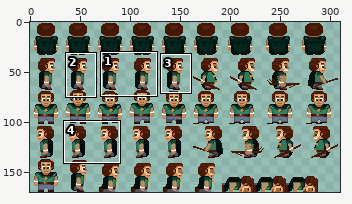
One commit to this sprite sheet: images/warrior.png. The first picture is a wide view before the edit; the outline marks the close-up.
Close-up. Before the edit:
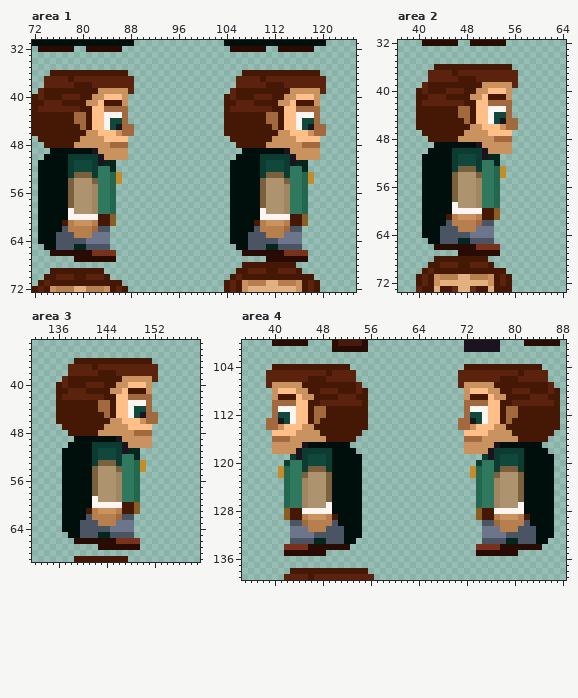
The file is 310x170 pixels. Shown: area 1: x 72..125, y 31..72; area 2: x 37..64, y 32..73; area 3: x 132..159, y 33..69; area 4: x 35..88, y 100..139. The commit also changed other parts of the picture, which this record leaves out.
After the commit:
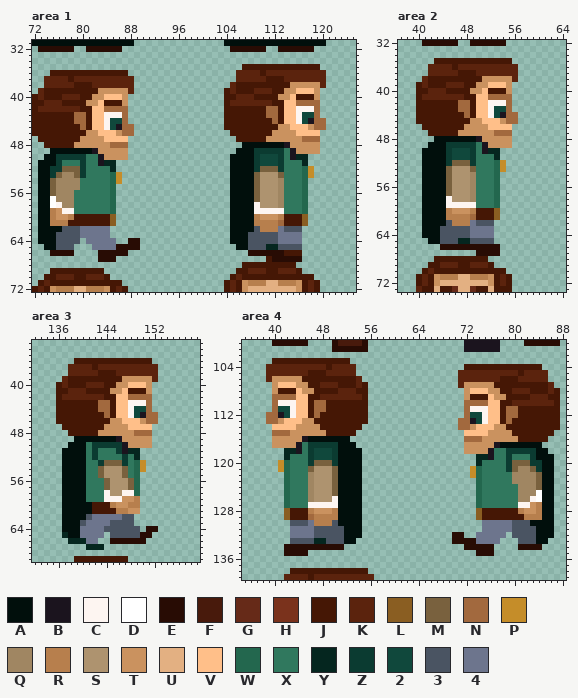
Palette (. is transparent): A #010f0c  B #1b141e  C #fdf5f1  D #ffffff  E #280c04  F #481a0c  G #662a18  H #7a321c  J #451705  K #5b230d  L #8a5e22  M #79613e  N #a2693e  P #c58d29  Q #a08662  R #b77f4d  S #ae936f  T #ca925f  U #e3b082  V #ffbf89  W #23674e  X #30785e  Y #05261f  Z #0b3b31  2 #10483c  3 #4a5462  4 #6d758d
The edit:
Changed rows in their new state; - is an unchanged pixel.
Area 1:
first column x 75:
35 --------------------------------JJJJJJJJJJJJJ-
36 -------------------------------KKKK-KKKKKKKKKK
37 -----------------------------------KJJJ-------
38 ------------------------------KJJJJJ---JTTTTT-
39 -----------------------------J----KKK--T-VVV-.
40 ------------------------------JKKKJJJ-T-VJJJ--
41 ------------------------------K---KKK-JV-NNNN-
42 ------------------------------JJJJJJNN---CCC--
43 ------------------------------------------22--
44 ------------------------------------J------B-N
45 -------------------------------------JTT-VVT--
46 -----------------------------.-------T--T--VV.
47 ------------------------------.-----T----TNNN-
48 -------------------------------.AAAAAAAB--TTT-
49 -------------------------------A--ZZZZZXB-----
50 -ZZ---XX----------------------A---Z222-X-YY..-
51 -ZXXXZXX--------------------------Z2--ZXXX----
52 ZZMMMZXX--------------------------ZMMMZX--WP--
53 ZMQQ-ZXX--------------------------MSSS-X------
54 MQQQQXXX--------------------------MS--QX---.--
55 MQQQQXXX--------------------------MS--QX------
56 MQQQXXXX--------------------------MS--QX------
57 DQQQXXXX--------------------------MS--QX------
58 DCQQXXXX--------------------------CS--QX------
59 RTC-XXXX--------------------------C-CCCX------
60 RTTRJJJJ--------------------------RTTTRJ------
61 RRRJJJJJ--------------------------R-RRNJ------
62 ---3344444----------------------------43------
63 ----344-----------------------------334-------
64 -----.----4--EE-------------------------------
65 ----...4444EEEE-------------------------------
66 ----....EEEEE-------------------.------JJJ.---
67 ----....----------------------------J-----.---
Area 2:
first column x 40:
35 ---JJJJJJJJJJJJJ-
36 --KKKK-KKKKKKKKKK
37 ------KJJJ-------
38 -KJJJJJ---JTTTTT-
39 J----KKK--T-VVV-.
40 -JKKKJJJ-T-VJJJ--
41 -K---KKK-JV-NNNN-
42 -JJJJJJNN---CCC--
43 -------------22--
44 -------J------B-N
45 --------JTT-VVT--
46 .-------T--T--VV.
47 -.-----T----TNNN-
48 --.AAAAAAAB--TTT-
49 --A--ZZZZZXB-----
50 -A---Z222-X-YY..-
51 -----Z2--ZXXX----
52 -----ZMMMZX--WP--
53 -----MSSS-X------
54 -----MS--QX---.--
55 -----MS--QX------
56 -----MS--QX------
57 -----MS--QX------
58 -----CS--QX------
59 -----C-CCCX------
60 -----RTTTRJ------
61 -----R-RRNJ------
62 ---------43------
63 -------334-------
66 ---.------EEEE---
67 -------...-------
Area 3:
first column x 137:
50 ----X-----------
51 ----X-XXX-------
52 ----X-XXXXZ-----
53 ----XXZ--MZ-----
54 ----XXM--SM-----
55 ----XXM--SM-----
56 ----XXXM-SSM----
57 ----XXXM-SSM----
58 ----XXXC-SCC----
59 ----XXXCCCTTR---
60 -----JJJRTTRR---
61 ----AJJJJ-RTT---
62 -----44444------
63 ----44443333----
64 ---4444-33333-EE
65 Y--4444.----3EE-
66 -YYY44..-EEEEE--
67 ----YYY......---
Area 4:
first column x 39:
103 -JJJJJJJJJJJJJ--------------------------------
104 KKKKKKKKKK-KKKK-------------------------------
105 -------JJJK-----------------------------------
106 -TTTTTJ---JJJJJK------------------------------
107 .-VVV-T--KKK----J-----------------------------
108 --JJJV-T-JJJKKKJ------------------------------
109 -NNNN-VJ-KKK---K------------------------------
110 --CCC---NNJJJJJJ------------------------------
111 --22------------------------------------------
112 N-B------J------------------------------------
113 --TVV-TTJ-------------------------------------
114 .VV--T--T-------.-----------------------------
115 -NNNT----T-----.------------------------------
116 -TTT--BAAAAAAA.-------------------------------
117 -----BXZZZZZ--A-------------------------------
118 -..YY-X-222Z---A----------------------XX---ZZ-
119 ---YXXXZ--2Z-----------------------YY-XXZXXXZ-
120 --PW--XZMMMZ-----------------------Y--XXZMMMZZ
121 ------X-SSSM--------------------------XXZ-QQMZ
122 --.---XQ--SM--------------------------XXXQQQQM
123 ------XQ--SM--------------------------XXXQQQQM
124 ------XQ--SM--------------------------XXXXQQQM
125 ------XQ--SM--------------------------XXXXQQQD
126 ------XQ--SC--------------------------XXXXQQCD
127 ------XCCC-C--------------------------XXXX-CTR
128 ------JRTTTR--------------------------JJJJRTTR
129 ------JNRR-R--------------------------JJJJJRRR
130 ------34----------------------------4444433---
131 -------433-----------------------------443----
132 -------------------------------EE--4----.-----
133 -------------------------------EEEE4444...----
134 ---EEEE------.-------------------EEEEE....----
135 -------...----------------------------....----
Boxes around the changes in both close-ups, in picture pixels (x1, y1, x2, y2):
changed: (224, 64, 326, 262)
changed: (50, 154, 140, 262)
changed: (416, 58, 518, 256)
changed: (62, 442, 158, 550)
changed: (266, 358, 368, 556)
changed: (452, 448, 542, 556)
